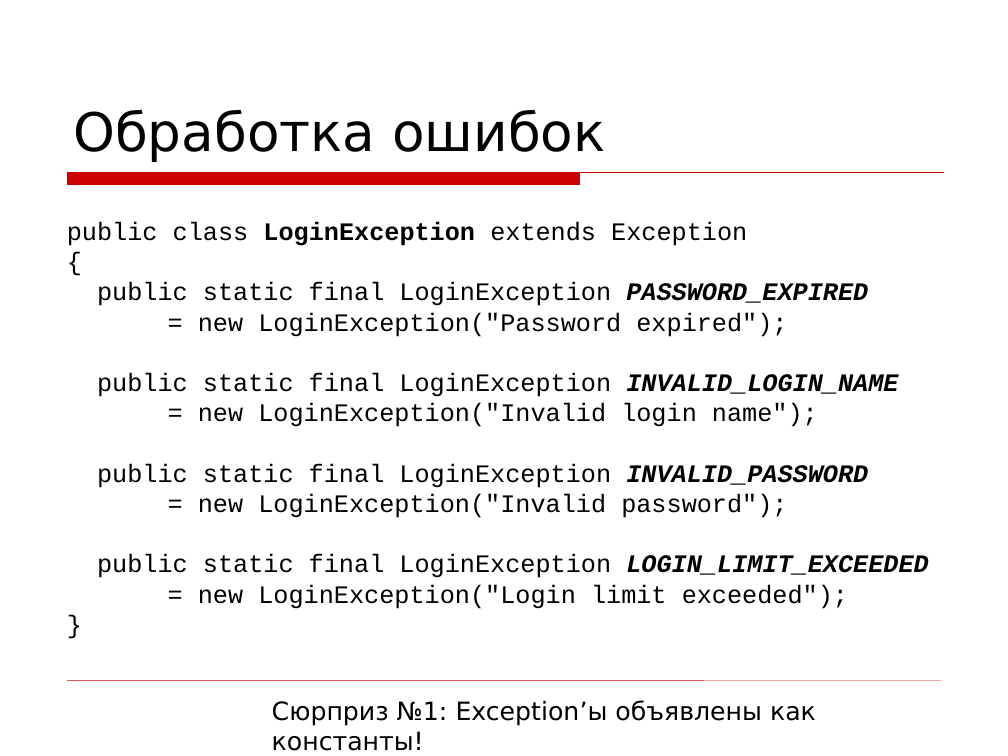
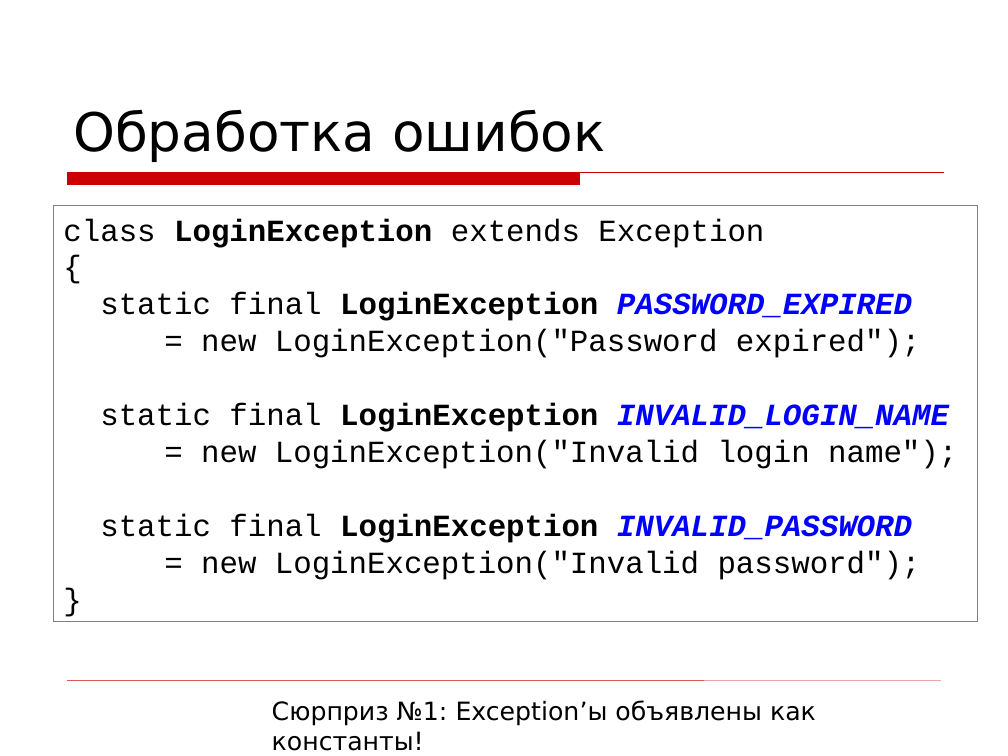
Before and after one commit to asolntsev/presentations, a slide deck: slide 27 of wtf-code/WTF_code.devclub.ru.ppt (slide 31 before the commit). Drawn at 1008x756 pixels with LibreOffice and Linux fonts; fonts in the diff are those of the drawing; background and template pictures are left out. Boxes give left, top, right and bottom in pixels: in the first picture for what was removed or moved away, otherwise in the second. Text is boxed around its words. In the diff, an @@ line names an element or a change of style, - is before the commit and + after.

```diff
--- a/wtf-code/WTF_code.devclub.ru.ppt
+++ b/wtf-code/WTF_code.devclub.ru.ppt
@@ rectangle "class LoginException extends Exception": place and size @@
-rectangle "class LoginException extends Exception" at <box>67,221,928,609</box>
+rectangle "class LoginException extends Exception" at <box>53,205,978,621</box>
@@ rectangle "class LoginException extends Exception" at <box>53,205,978,621</box>: fill none to #FFFFFF; outline none to #808080 0.74 pt @@
@@ text in rectangle at <box>63,218,764,248</box>: text changed; size 18 to 22 pt @@
-public class LoginException extends Exception
+class LoginException extends Exception
@@ text in rectangle at <box>100,292,912,321</box>: text changed; size 18 to 22 pt; bold on @@
-public static final LoginException PASSWORD_EXPIRED
+static final LoginException PASSWORD_EXPIRED
@@ text in rectangle at <box>201,329,957,580</box>: size 18 to 22 pt in "{", "= new LoginException("Password expired");", "= new LoginException("Invalid login name");", "= new LoginException("Invalid password");" and 1 more places @@
@@ text in rectangle at <box>100,403,949,432</box>: text changed; size 18 to 22 pt; bold on @@
-public static final LoginException INVALID_LOGIN_NAME
+static final LoginException INVALID_LOGIN_NAME
@@ text in rectangle at <box>100,514,912,543</box>: text changed; size 18 to 22 pt; bold on @@
-public static final LoginException INVALID_PASSWORD
+static final LoginException INVALID_PASSWORD
@@ text in rectangle at <box>97,554,928,609</box>: paragraphs removed @@
-public static final LoginException LOGIN_LIMIT_EXCEEDED
-= new LoginException("Login limit exceeded");
```
Also in this commit, not shown: 20 other slides changed, 5 slides added, 11 slides removed.
